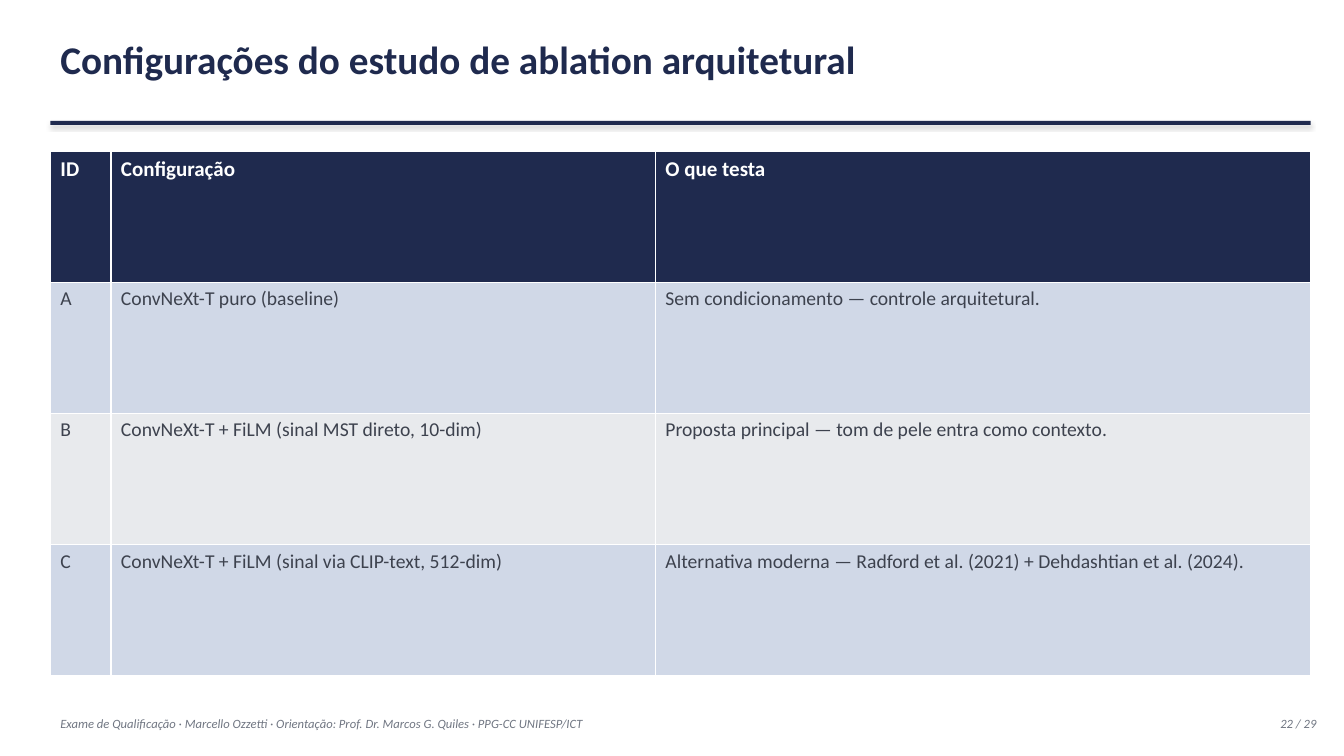
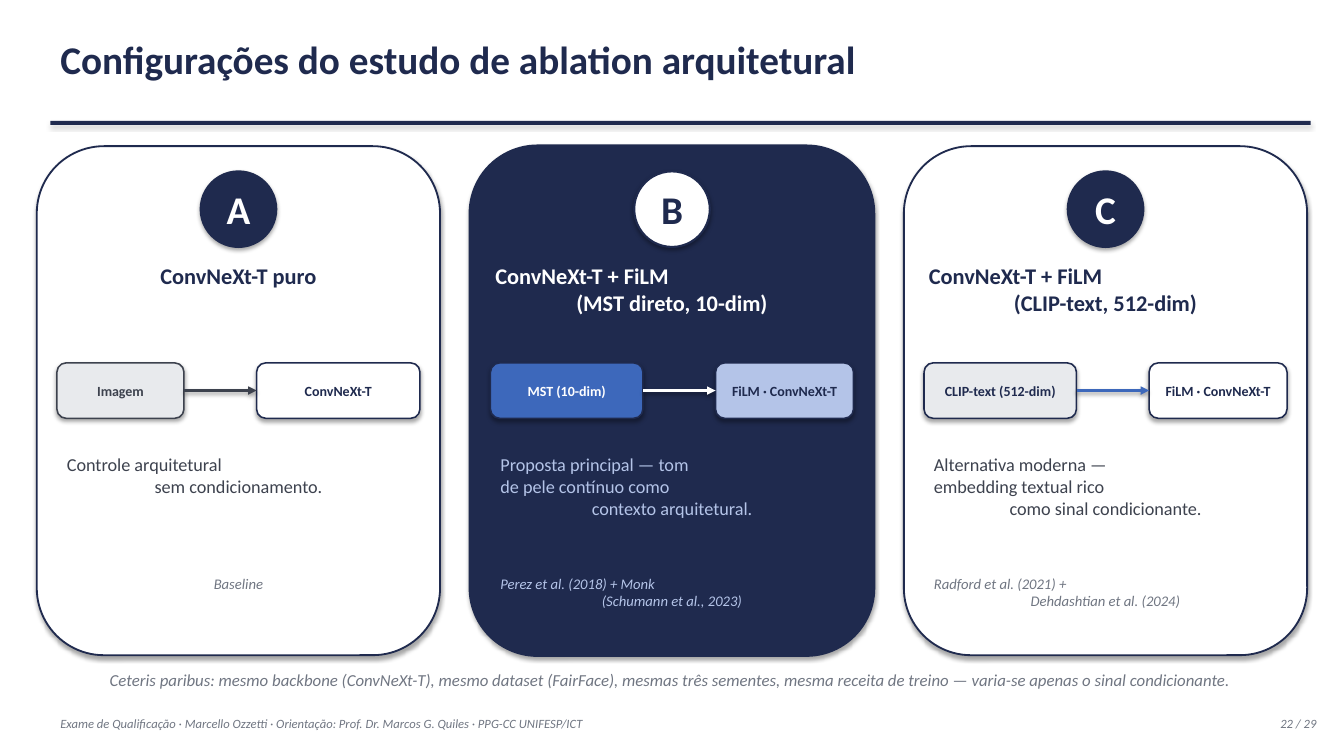
Before and after one commit to marcellozzetti/Facial-Recognition-Models-Mitigating-Bias, a slide deck: slide 22 of docs/ativo/material_qualificacao_2026-10-05.pptx. Drawn at 1344x756 pixels with LibreOffice and Linux fonts; fonts in the diff are those of the drawing. Boxes give left, top, right and bottom in pixels: in the first picture for what was removed or moved away, otherwise in the second. Text is boxed around its words. In the diff, an @@ line names an element or a change of style, - is before the commit and + after.

```diff
--- a/docs/ativo/material_qualificacao_2026-10-05.pptx
+++ b/docs/ativo/material_qualificacao_2026-10-05.pptx
@@ rounded rectangle added at (x1=36, y1=146, x2=440, y2=655), fill #FFFFFF, outline #1F2A4E 1.3 pt @@
@@ rounded rectangle added at (x1=471, y1=146, x2=874, y2=655), fill #1F2A4E, outline #1F2A4E 2.4 pt @@
@@ rounded rectangle added at (x1=903, y1=146, x2=1307, y2=655), fill #FFFFFF, outline #1F2A4E 1.3 pt @@
@@ table removed at (x1=50, y1=151, x2=1311, y2=676), 4 rows, 3 columns @@
-ID | Configuração | O que testa
-A | ConvNeXt-T puro (baseline) | Sem condicionamento — controle arquitetural.
-B | ConvNeXt-T + FiLM (sinal MST direto, 10-dim) | Proposta principal — tom de pele entra como contexto.
-C | ConvNeXt-T + FiLM (sinal via CLIP-text, 512-dim) | Alternativa moderna — Radford et al. (2021) + Dehdashtian et al. (2024).
@@ ellipse added at (x1=201, y1=171, x2=276, y2=247), fill #1F2A4E, outline #1F2A4E 1.5 pt, 28 pt, text #FFFFFF, bold @@
+A
@@ ellipse added at (x1=634, y1=171, x2=710, y2=247), fill #FFFFFF, outline #1F2A4E 1.5 pt, 28 pt, text #1F2A4E, bold @@
+B
@@ ellipse added at (x1=1068, y1=171, x2=1143, y2=247), fill #1F2A4E, outline #1F2A4E 1.5 pt, 28 pt, text #FFFFFF, bold @@
+C
@@ text added at (x1=160, y1=269, x2=317, y2=288), 16 pt, text #1F2A4E, bold @@
+ConvNeXt-T puro
@@ text added at (x1=495, y1=268, x2=767, y2=314), 16 pt, text #FFFFFF, bold @@
+ConvNeXt-T + FiLM
+(MST direto, 10-dim)
@@ text added at (x1=929, y1=268, x2=1196, y2=314), 16 pt, text #1F2A4E, bold @@
+ConvNeXt-T + FiLM
+(CLIP-text, 512-dim)
@@ rounded rectangle added at (x1=56, y1=363, x2=184, y2=418), fill #E8EAED, outline #3D424E 1.1 pt, 10 pt, text #3D424E, bold @@
+Imagem
@@ rounded rectangle added at (x1=256, y1=363, x2=419, y2=418), fill #FFFFFF, outline #1F2A4E 1.1 pt, 10 pt, text #1F2A4E, bold @@
+ConvNeXt-T
@@ rounded rectangle added at (x1=491, y1=363, x2=643, y2=418), fill #3D68BB, outline #1F2A4E 1.1 pt, 10 pt, text #FFFFFF, bold @@
+MST (10-dim)
@@ rounded rectangle added at (x1=716, y1=363, x2=854, y2=418), fill #B4C4E8, outline #1F2A4E 1.1 pt, 10 pt, text #1F2A4E, bold @@
+FiLM · ConvNeXt-T
@@ rounded rectangle added at (x1=924, y1=363, x2=1076, y2=418), fill #E8EAED, outline #1F2A4E 1.1 pt, 10 pt, text #1F2A4E, bold @@
+CLIP-text (512-dim)
@@ rounded rectangle added at (x1=1149, y1=363, x2=1288, y2=418), fill #FFFFFF, outline #1F2A4E 1.1 pt, 10 pt, text #1F2A4E, bold @@
+FiLM · ConvNeXt-T
@@ elbow arrow added from (184, 390) to (256, 390), #3D424E 2 pt @@
@@ elbow arrow added from (643, 390) to (716, 390), #FFFFFF 2 pt @@
@@ elbow arrow added from (1077, 390) to (1149, 390), #3D68BB 2 pt @@
@@ text added at (x1=67, y1=458, x2=322, y2=493), 13 pt, text #3D424E @@
+Controle arquitetural
+sem condicionamento.
@@ text added at (x1=500, y1=458, x2=752, y2=518), 13 pt, text #B4C4E8 @@
+Proposta principal — tom
+de pele contínuo como
+contexto arquitetural.
@@ text added at (x1=934, y1=458, x2=1202, y2=515), 13 pt, text #3D424E @@
+Alternativa moderna —
+embedding textual rico
+como sinal condicionante.
@@ text added at (x1=214, y1=579, x2=263, y2=589), 10.5 pt, text #707682, italic @@
+Baseline
@@ text added at (x1=500, y1=578, x2=742, y2=608), 10.5 pt, text #B4C4E8, italic @@
+Perez et al. (2018) + Monk
+(Schumann et al., 2023)
@@ text added at (x1=934, y1=578, x2=1180, y2=608), 10.5 pt, text #707682, italic @@
+Radford et al. (2021) +
+Dehdashtian et al. (2024)
@@ text added at (x1=110, y1=674, x2=1229, y2=689), 12 pt, text #707682, italic @@
+Ceteris paribus: mesmo backbone (ConvNeXt-T), mesmo dataset (FairFace), mesmas três sementes, mesma receita de treino — varia-se apenas o sinal condicionante.
```
Also in this commit, not shown: 1 other file.
